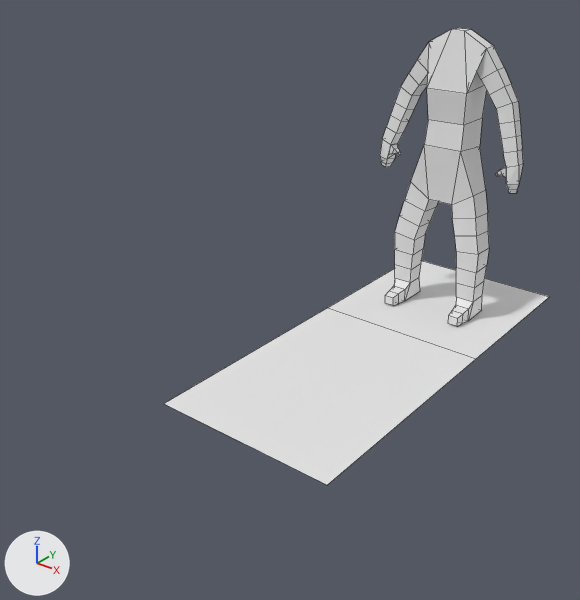
A saved change to the Blender file Assets/Models/person/person.blend.
Both versions are drawn from a 50 mm camera at (4.17, -8.11, 2.72) aimed at (-0.22, -2.63, -0.68). Every picture has the same lights, and +X, +Y and +Z are marked at lower left. Mesh edges are drawn as thin lines.

The first picture shows 'Plane', 'Vert.002'.
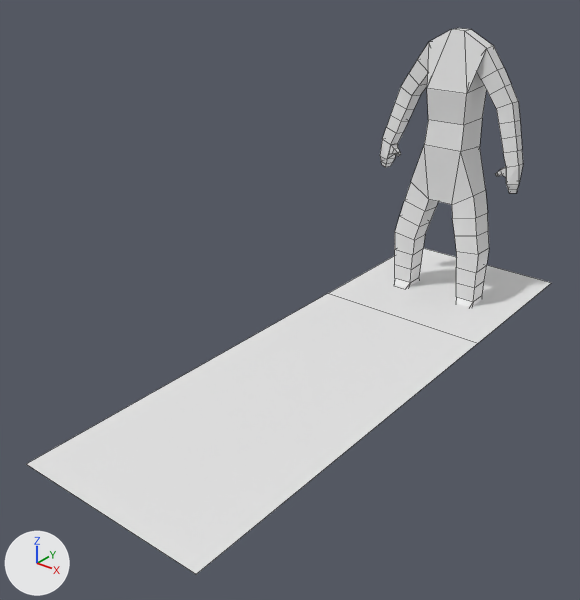
Boxes [x1, y1, x2, y2] around the edits, measured in the pictures (580 x 600 px; the box of a moved part takes in the faces that stretch with it):
'Plane', reshaped, moved (36% wider, 45% taller)
    before: [164, 261, 549, 485]
    after: [27, 248, 551, 574]
part 1 of me_plane, moved or reshaped
    before: [164, 308, 476, 485]
    after: [27, 293, 478, 574]

The change, as a list of edits to the scene's bpy script:
```text
Change me_plane:
    where me_plane.from_pydata(...)  # 6 vertices, 2 faces; spans x -1.0..1.0, y -3.74..1.0, z 0.0
    used by ob_plane; location = (0.0, 0.09, -1.67)
    me_plane part 1
    me_plane.vertices[4].co: (-1.0, -3.74, 0.0) -> (-1.0, -5.29, 0.0)  # pixel (163, 403) -> pixel (26, 464)
    me_plane.vertices[5].co: (1.0, -3.74, 0.0) -> (1.0, -5.29, 0.0)  # pixel (327, 485) -> pixel (196, 574)
Change ob_plane:
    ob_plane.location: (0.0, 0.09, -1.67) -> (0.0, 0.09, -1.48)
```
